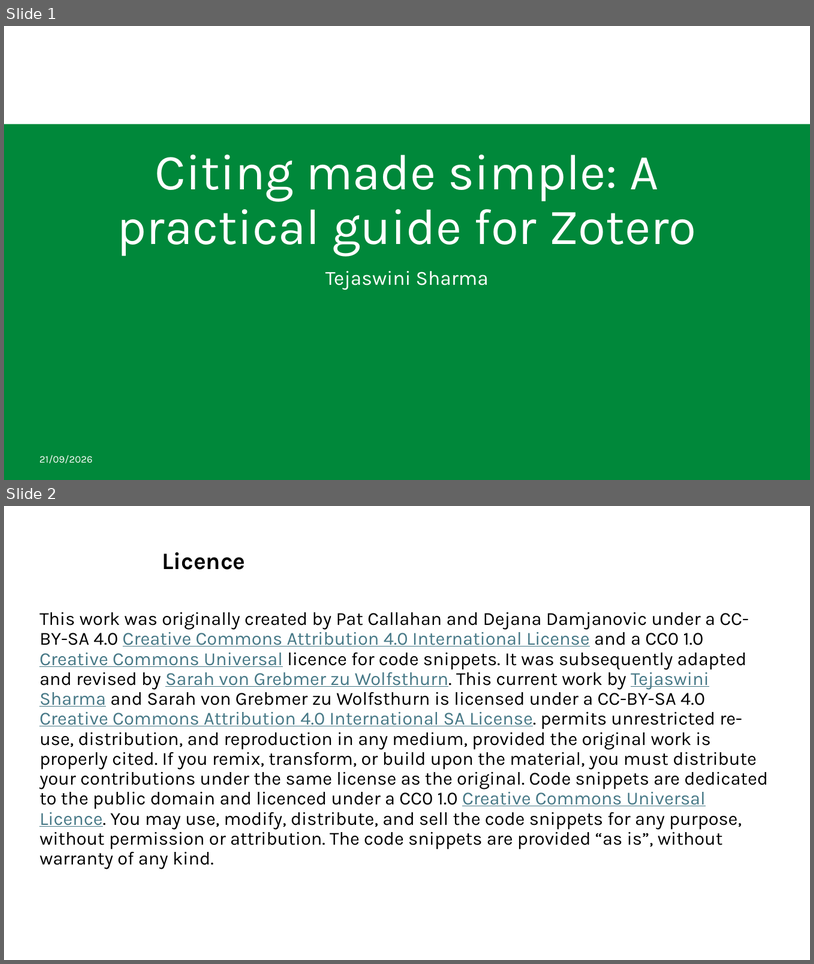
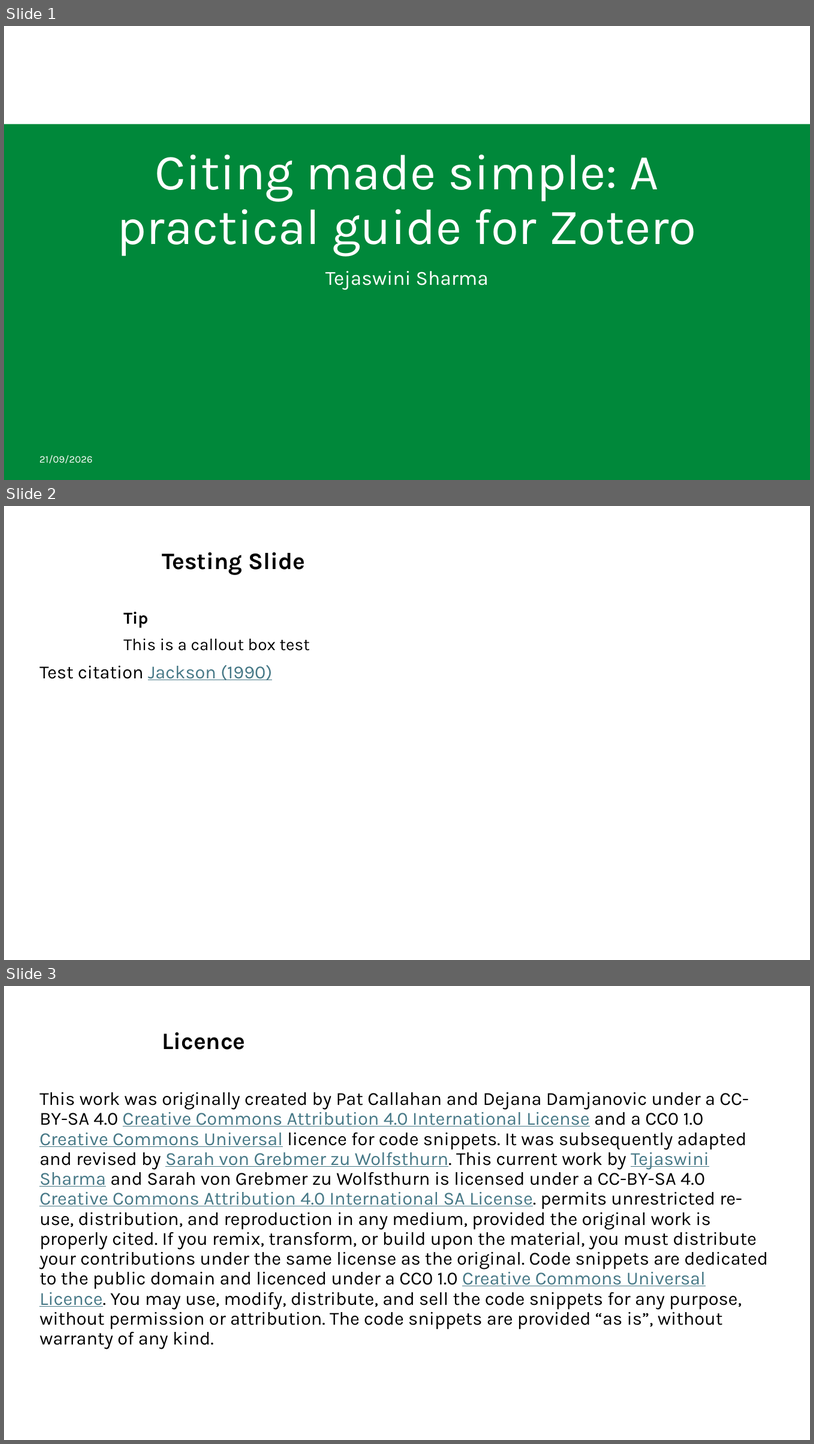
Before and after one commit to lmu-osc/train-the-trainer-test-repo-separate-slidedeck-zenodo, a slide deck: index.pptx. Shown one above the other, each under a label of ours: slides 1 and 2 before the commit, slides 1, 2 and 3 after it. The pictures are 814x964 and 814x1444 pixels, drawn with LibreOffice and Linux fonts; fonts in the diff are those of the drawing; background and template pictures are left out. Boxes give left, top, right and bottom in pixels: in the first picture for what was removed or moved away, otherwise in the second. Text is boxed around its words. In the diff, an @@ line names an element or a change of style, - is before the commit and + after.

```diff
--- a/index.pptx
+++ b/index.pptx
@@ slide 2 added at (x1=4, y1=506, x2=810, y2=960), background #FFFFFF @@
@@ title added at (x1=162, y1=552, x2=305, y2=575), 28 pt, text #000000, bold @@
+Testing Slide
@@ text added at (x1=39, y1=612, x2=310, y2=681), 22 pt, text #000000 @@
+Tip
+This is a callout box test
+Test citation Jackson (1990)
@@ what was slide 2 is now slide 3 @@
```
Also in this commit, not shown: 1 other slide added, 1 slide removed, 8 other files.
